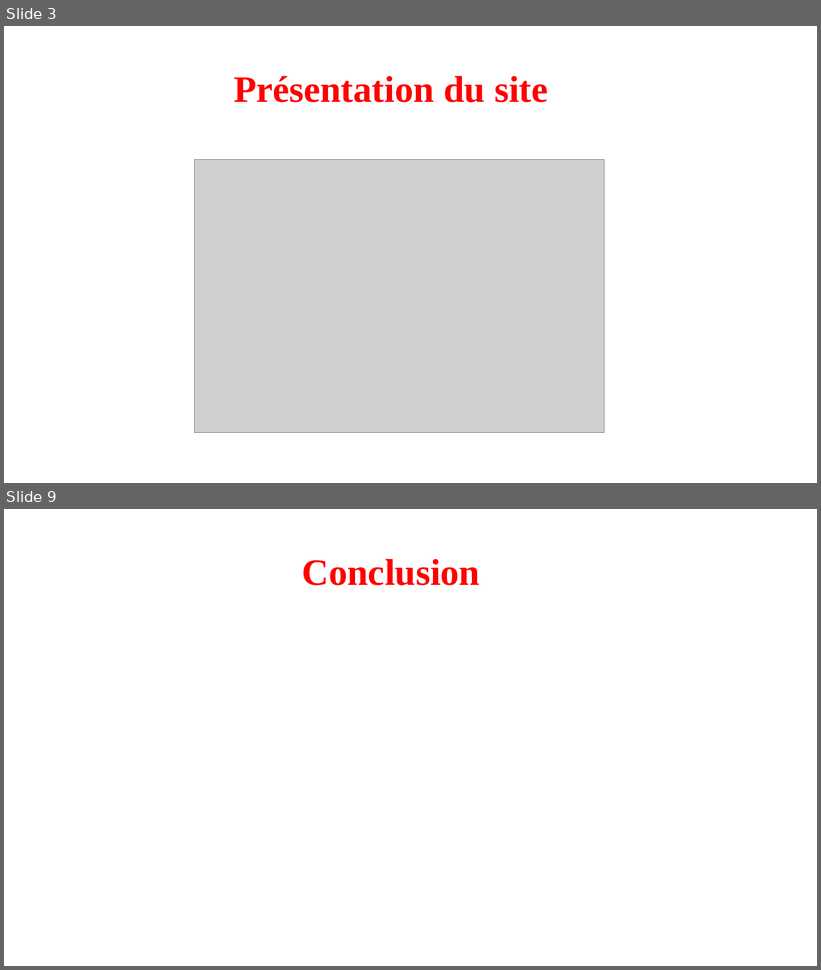
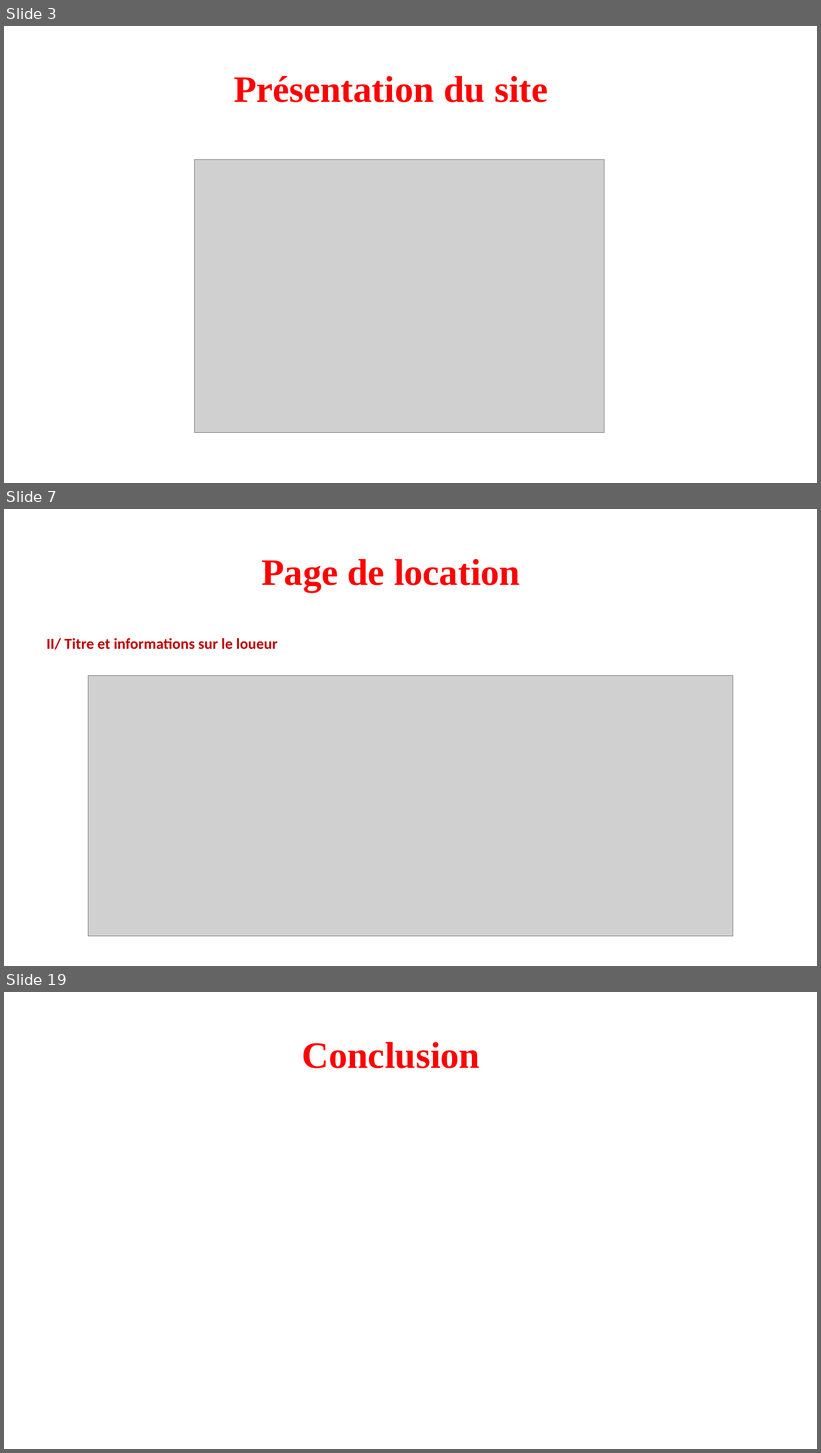
Before and after one commit to VinceDS99/Projet-6-Kasa, a slide deck: Présentation site Kasa.pptx. Shown one above the other, each under a label of ours: slides 3 and 9 before the commit, slides 3, 7 and 19 after it; the slides between them are not shown. The pictures are 821x970 and 821x1453 pixels, drawn with LibreOffice and Linux fonts; fonts in the diff are those of the drawing; grey boxes stand for pictures. Boxes give left, top, right and bottom in pixels: in the first picture for what was removed or moved away, otherwise in the second. Text is boxed around its words. In the diff, an @@ line names an element or a change of style, - is before the commit and + after.

```diff
--- a/Présentation site Kasa.pptx
+++ b/Présentation site Kasa.pptx
@@ slide 7 added at [4, 509, 817, 966], background #FFFFFF @@
@@ text added at [261, 559, 520, 592], 44 pt, text #FF0000, bold @@
+Page de location
@@ text added at [46, 638, 278, 650], 18 pt, text #C00000, bold @@
+II/ Titre et informations sur le loueur
@@ picture added at [88, 675, 733, 937] @@
@@ what was slide 9 is now slide 19 @@
```
Also in this commit, not shown: 5 slides changed, 9 other slides added, 10 other files.
